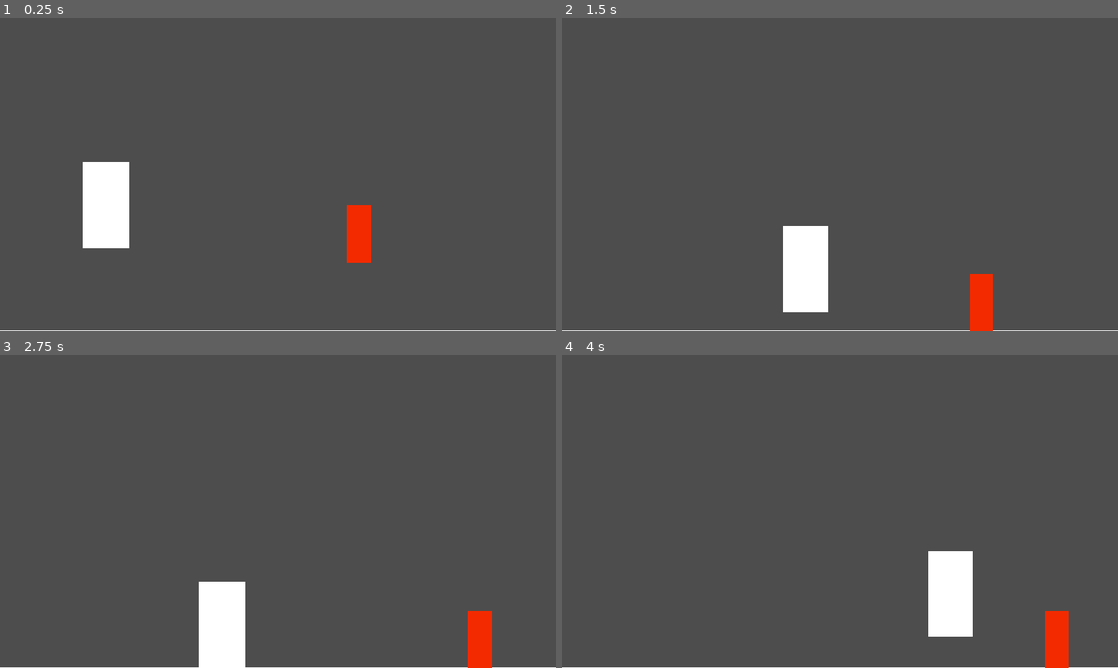
Above: before the commit, frames 1-4 (two rows, left to right).
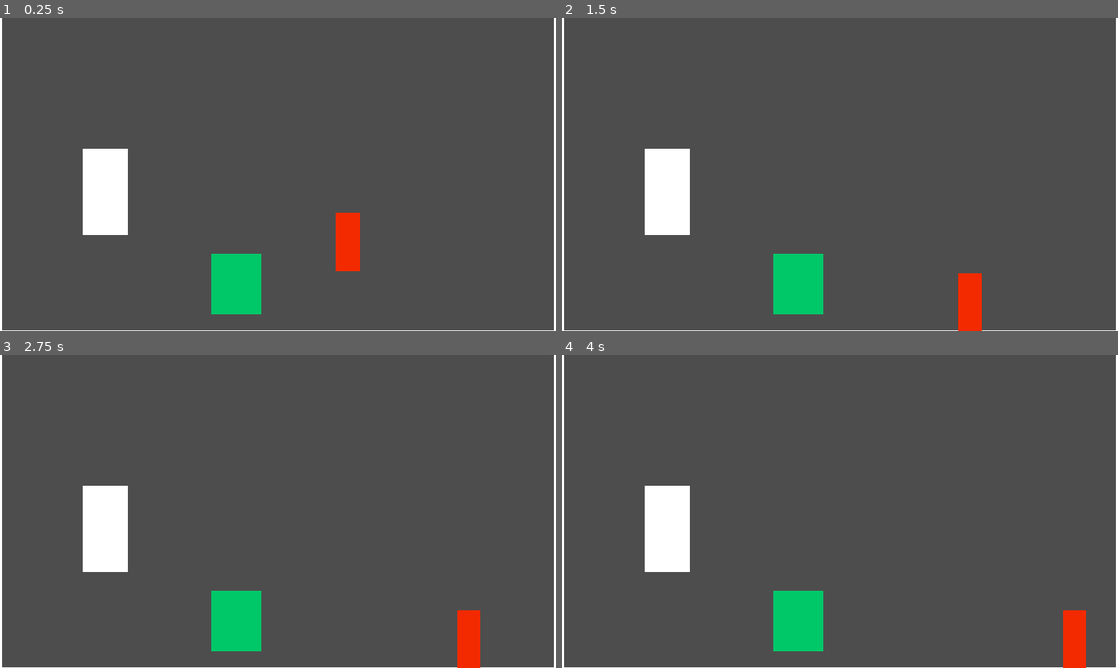
Above: after the commit, the same moments.

Repository: Richie0098/new-game-project
Game: Godot game, scene res://level_1.tscn
The game is run twice, just before and just after one commit, with the same random seed, the same clock (stepped at 60 frames per second) and the same inputs. Before the commit the project starts from res://node_2d.tscn.
Inputs:
- Up to frame 1 (0.25 s): no input
- Up to frame 2 (1.5 s): tap Enter (ui_accept) at 0.5, 0.6, 0.77, 1.07, 1.35 s; hold Right (ui_right) from 0.53 s (still down)
- Up to frame 3 (2.75 s): tap Enter (ui_accept) at 1.52, 1.82, 2.1 s; release Right (ui_right) at 2.03 s; hold Left (ui_left) from 2.03 s (still down)
- Up to frame 4 (4 s): release Left (ui_left) at 2.78 s; hold Right (ui_right) from 2.78 s (still down); tap Enter (ui_accept) at 2.85, 3.02, 3.32, 3.6, 3.77 s

The runs differ from the first frame. In frame 1, 4.1% of the frame differs, in the area x 0-100%, y 0-100%; in frame 2, 6.4%; in frame 3, 6.6%; in frame 4, 8.1%.
Error after the commit: Parse Error: Class "Player" hides a global script class. (res://character_body_2d.gd:3)

Commit message:
new level s
new levels and bugging

Diff:
--- /dev/null
+++ b/Player.gd
@@ -0,0 +1,26 @@
+extends CharacterBody2D
+
+class_name Player
+
+const SPEED = 300.0
+const JUMP_VELOCITY = -650.0
+
+
+func _physics_process(delta: float) -> void:
+	# Add the gravity.
+	if not is_on_floor():
+		velocity += get_gravity() * delta
+
+	# Handle jump.
+	if Input.is_action_just_pressed("ui_accept") and is_on_floor():
+		velocity.y = JUMP_VELOCITY
+
+	# Get the input direction and handle the movement/deceleration.
+	# As good practice, you should replace UI actions with custom gameplay actions.
+	var direction := Input.get_axis("ui_left", "ui_right")
+	if direction:
+		velocity.x = direction * SPEED
+	else:
+		velocity.x = move_toward(velocity.x, 0, SPEED)
+
+	move_and_slide()
--- a/beetle.tscn
+++ b/beetle.tscn
@@ -15,13 +15,16 @@
 
 [node name="ColorRect" type="ColorRect" parent="." unique_id=1577936499]
 offset_left = 100.0
-offset_top = 47.0
+offset_top = 46.0
 offset_right = 149.0
-offset_bottom = 167.0
+offset_bottom = 166.0
 color = Color(0.9507839, 0.16626629, 1.92523e-07, 1)
 
 [node name="Rayfloor" type="RayCast2D" parent="." unique_id=217594805]
-position = Vector2(136, 151)
+position = Vector2(148, 154)
+
+[node name="Rayfloor2" type="RayCast2D" parent="." unique_id=1071542182]
+position = Vector2(102, 154)
 
 [node name="Raywall" type="RayCast2D" parent="." unique_id=1650277571]
 position = Vector2(132, 115)
--- a/character_body_2d.gd
+++ b/character_body_2d.gd
@@ -1,8 +1,10 @@
 extends CharacterBody2D
+
+class_name Player
 
 
 const SPEED = 300.0
-const JUMP_VELOCITY = -400.0
+const JUMP_VELOCITY = -650.0
 
 
 func _physics_process(delta: float) -> void:
--- a/character_body_2d.tscn
+++ b/character_body_2d.tscn
@@ -5,7 +5,7 @@
 [sub_resource type="RectangleShape2D" id="RectangleShape2D_ikdr8"]
 size = Vector2(90, 177)
 
-[node name="CharacterBody2D" type="CharacterBody2D" unique_id=1032843734]
+[node name="Player" type="CharacterBody2D" unique_id=1032843734]
 script = ExtResource("1_f50pn")
 
 [node name="Sprite2D" type="Sprite2D" parent="." unique_id=975149066]
--- /dev/null
+++ b/exit.gd
@@ -0,0 +1,13 @@
+extends Area2D
+
+class_name Door
+
+@export var destination_level_tag: String
+@export var destination_door_tag:String
+@export var spawn_destination = "up"
+
+@onready var spawn = $Spawn
+
+func Exit(body: Node2D) -> void:
+	if body is Player:
+		get_tree().change_scene_to_file("res://level_2.tscn")
--- /dev/null
+++ b/exit.tscn
@@ -0,0 +1,24 @@
+[gd_scene format=3 uid="uid://cib0rcjst7l30"]
+
+[ext_resource type="Script" uid="uid://demyf7ms8dhb4" path="res://exit.gd" id="1_6sfst"]
+
+[sub_resource type="RectangleShape2D" id="RectangleShape2D_200mo"]
+size = Vector2(70, 129)
+
+[node name="Exit" type="Area2D" unique_id=1917071933]
+script = ExtResource("1_6sfst")
+
+[node name="Next level" type="ColorRect" parent="." unique_id=652475450]
+offset_left = 1101.0
+offset_top = 525.0
+offset_right = 1203.0
+offset_bottom = 648.0
+color = Color(0, 0.7831889, 0.41179675, 1)
+
+[node name="CollisionShape2D" type="CollisionShape2D" parent="." unique_id=922625164]
+position = Vector2(1139, 588.5)
+shape = SubResource("RectangleShape2D_200mo")
+
+[node name="Spawn" type="Marker2D" parent="." unique_id=57568340]
+
+[connection signal="body_entered" from="." to="." method="Exit"]
--- /dev/null
+++ b/level_1.tscn
@@ -0,0 +1,67 @@
+[gd_scene format=3 uid="uid://l1dhtqji1d6x"]
+
+[ext_resource type="PackedScene" uid="uid://b8eax1dbgc614" path="res://beetle.tscn" id="1_hn12h"]
+[ext_resource type="PackedScene" uid="uid://d30ebo7uakvax" path="res://character_body_2d.tscn" id="2_ihfcg"]
+[ext_resource type="PackedScene" uid="uid://cib0rcjst7l30" path="res://exit.tscn" id="4_ihfcg"]
+
+[sub_resource type="RectangleShape2D" id="RectangleShape2D_ikdr8"]
+size = Vector2(1178, 20)
+
+[node name="Level 1" type="Node2D" unique_id=1352761477]
+
+[node name="StaticBody2D" type="StaticBody2D" parent="." unique_id=1989570332]
+
+[node name="CollisionShape2D" type="CollisionShape2D" parent="StaticBody2D" unique_id=255971054]
+position = Vector2(569, 657)
+shape = SubResource("RectangleShape2D_ikdr8")
+
+[node name="CollisionShape2D2" type="CollisionShape2D" parent="StaticBody2D" unique_id=1173447855]
+position = Vector2(568, -9)
+shape = SubResource("RectangleShape2D_ikdr8")
+
+[node name="CollisionShape2D3" type="CollisionShape2D" parent="StaticBody2D" unique_id=1948911907]
+position = Vector2(-9, 319)
+rotation = 1.5707964
+shape = SubResource("RectangleShape2D_ikdr8")
+
+[node name="CollisionShape2D4" type="CollisionShape2D" parent="StaticBody2D" unique_id=2078232193]
+position = Vector2(1162, 231)
+rotation = 1.5707964
+shape = SubResource("RectangleShape2D_ikdr8")
+
+[node name="ColorRect" type="ColorRect" parent="." unique_id=2089470412]
+offset_left = -21.0
+offset_top = 646.0
+offset_right = 1168.0
+offset_bottom = 685.0
+
+[node name="ColorRect2" type="ColorRect" parent="." unique_id=640036137]
+offset_left = -25.0
+offset_top = -42.0
+offset_right = 1164.0
+offset_bottom = -3.0
+
+[node name="ColorRect3" type="ColorRect" parent="." unique_id=2144090643]
+offset_left = 4.0
+offset_top = -142.0
+offset_right = 1193.0
+offset_bottom = -103.0
+rotation = 1.5707964
+
+[node name="ColorRect4" type="ColorRect" parent="." unique_id=1249511806]
+offset_left = 1187.0
+offset_top = -238.0
+offset_right = 2376.0
+offset_bottom = -199.0
+rotation = 1.5707964
+
+[node name="CharacterBody2D" parent="." unique_id=1867351165 instance=ExtResource("1_hn12h")]
+position = Vector2(571, 291)
+
+[node name="Player" parent="." unique_id=1032843734 instance=ExtResource("2_ihfcg")]
+
+[node name="Door" type="Node2D" parent="." unique_id=153387677]
+
+[node name="Exit" parent="Door" unique_id=1917071933 instance=ExtResource("4_ihfcg")]
+position = Vector2(-663, -36)
+destination_level_tag = "Level_2"
--- /dev/null
+++ b/level_2.tscn
@@ -0,0 +1,109 @@
+[gd_scene format=3 uid="uid://b16cmc86ys7qa"]
+
+[ext_resource type="PackedScene" uid="uid://b8eax1dbgc614" path="res://beetle.tscn" id="1_jg0dc"]
+[ext_resource type="PackedScene" uid="uid://ckudr8chj1kgo" path="res://player.tscn" id="2_nmjpi"]
+
+[sub_resource type="RectangleShape2D" id="RectangleShape2D_200mo"]
+size = Vector2(1757, 11.9999695)
+
+[sub_resource type="RectangleShape2D" id="RectangleShape2D_ikdr8"]
+size = Vector2(219, 29.5)
+
+[node name="Level 2" type="Node2D" unique_id=881445006]
+
+[node name="StaticBody2D" type="StaticBody2D" parent="." unique_id=407349135]
+
+[node name="CollisionShape2D" type="CollisionShape2D" parent="StaticBody2D" unique_id=2088150235]
+position = Vector2(582, 657)
+shape = SubResource("RectangleShape2D_200mo")
+
+[node name="CollisionShape2D2" type="CollisionShape2D" parent="StaticBody2D" unique_id=888831188]
+position = Vector2(1163, 216)
+rotation = 1.5707964
+shape = SubResource("RectangleShape2D_200mo")
+
+[node name="CollisionShape2D3" type="CollisionShape2D" parent="StaticBody2D" unique_id=1602176410]
+position = Vector2(-6, 318)
+rotation = 1.5707964
+shape = SubResource("RectangleShape2D_200mo")
+
+[node name="CollisionShape2D4" type="CollisionShape2D" parent="StaticBody2D" unique_id=2042031706]
+position = Vector2(585, -7)
+shape = SubResource("RectangleShape2D_200mo")
+
+[node name="CollisionShape2D5" type="CollisionShape2D" parent="StaticBody2D" unique_id=751752875]
+position = Vector2(866, 576.75)
+shape = SubResource("RectangleShape2D_ikdr8")
+
+[node name="CollisionShape2D6" type="CollisionShape2D" parent="StaticBody2D" unique_id=307969143]
+position = Vector2(558, 473)
+shape = SubResource("RectangleShape2D_ikdr8")
+
+[node name="CollisionShape2D7" type="CollisionShape2D" parent="StaticBody2D" unique_id=555629452]
+position = Vector2(288, 412)
+shape = SubResource("RectangleShape2D_ikdr8")
+
+[node name="CollisionShape2D8" type="CollisionShape2D" parent="StaticBody2D" unique_id=1629530027]
+position = Vector2(22, 343)
+shape = SubResource("RectangleShape2D_ikdr8")
+
+[node name="ColorRect" type="ColorRect" parent="." unique_id=1733354963]
+offset_left = -92.0
+offset_top = 648.0
+offset_right = 1248.0
+offset_bottom = 663.0
+
+[node name="ColorRect3" type="ColorRect" parent="." unique_id=1376855715]
+offset_left = -2.0
+offset_top = -110.0
+offset_right = 1338.0
+offset_bottom = -95.0
+rotation = 1.5707964
+
+[node name="ColorRect4" type="ColorRect" parent="." unique_id=136215410]
+offset_left = 1177.0
+offset_top = -82.0
+offset_right = 2517.0
+offset_bottom = -67.0
+rotation = 1.5707964
+
+[node name="ColorRect2" type="ColorRect" parent="." unique_id=1140020362]
+offset_left = -95.0
+offset_top = -14.0
+offset_right = 1245.0
+offset_bottom = 1.0
+
+[node name="ColorRect5" type="ColorRect" parent="." unique_id=1146991114]
+offset_left = 453.0
+offset_top = 460.0
+offset_right = 671.0
+offset_bottom = 490.0
+
+[node name="ColorRect8" type="ColorRect" parent="." unique_id=337121375]
+offset_left = 754.0
+offset_top = 565.0
+offset_right = 972.0
+offset_bottom = 595.0
+
+[node name="ColorRect6" type="ColorRect" parent="." unique_id=340964475]
+offset_left = 176.0
+offset_top = 396.0
+offset_right = 394.0
+offset_bottom = 426.0
+
+[node name="ColorRect7" type="ColorRect" parent="." unique_id=226960184]
+offset_left = -80.0
+offset_top = 329.0
+offset_right = 138.0
+offset_bottom = 359.0
+
+[node name="CharacterBody2D" parent="." unique_id=1867351165 instance=ExtResource("1_jg0dc")]
+position = Vector2(794, 404)
+
+[node name="CharacterBody2D3" parent="." unique_id=1544377945 instance=ExtResource("1_jg0dc")]
+position = Vector2(151, 228)
+
+[node name="CharacterBody2D2" parent="." unique_id=1615361619 instance=ExtResource("1_jg0dc")]
+position = Vector2(457, 292)
+
+[node name="Player" parent="." unique_id=1032843734 instance=ExtResource("2_nmjpi")]
--- a/level_two.tscn
+++ b/level_two.tscn
@@ -1,4 +1,6 @@
 [gd_scene format=3 uid="uid://bif4dboepj42s"]
+
+[ext_resource type="PackedScene" uid="uid://b8eax1dbgc614" path="res://beetle.tscn" id="1_7v2bu"]
 
 [sub_resource type="RectangleShape2D" id="RectangleShape2D_200mo"]
 size = Vector2(1757, 11.9999695)
@@ -6,7 +8,7 @@
 [sub_resource type="RectangleShape2D" id="RectangleShape2D_ikdr8"]
 size = Vector2(219, 29.5)
 
-[node name="Level two" type="Node2D" unique_id=881445006]
+[node name="Level 2" type="Node2D" unique_id=881445006]
 
 [node name="StaticBody2D" type="StaticBody2D" parent="." unique_id=407349135]
 
@@ -94,9 +96,11 @@
 offset_right = 138.0
 offset_bottom = 359.0
 
-[node name="Next level" type="ColorRect" parent="." unique_id=233955829]
-offset_left = -61.0
-offset_top = 206.0
-offset_right = 38.0
-offset_bottom = 329.0
-color = Color(0, 0.7831889, 0.41179675, 1)
+[node name="CharacterBody2D" parent="." unique_id=1867351165 instance=ExtResource("1_7v2bu")]
+position = Vector2(794, 404)
+
+[node name="CharacterBody2D3" parent="." unique_id=1544377945 instance=ExtResource("1_7v2bu")]
+position = Vector2(151, 228)
+
+[node name="CharacterBody2D2" parent="." unique_id=1615361619 instance=ExtResource("1_7v2bu")]
+position = Vector2(457, 292)
--- /dev/null
+++ b/node_2d_dont use.gd
@@ -0,0 +1 @@
+extends Node2D
--- a/node_2d.tscn
+++ b/node_2d_dont use.tscn
@@ -6,7 +6,10 @@
 [sub_resource type="RectangleShape2D" id="RectangleShape2D_ikdr8"]
 size = Vector2(1168, 48.5)
 
-[node name="Node2D" type="Node2D" unique_id=1808364481]
+[sub_resource type="RectangleShape2D" id="RectangleShape2D_200mo"]
+size = Vector2(70, 129)
+
+[node name="level 1" type="Node2D" unique_id=1808364481]
 position = Vector2(1, -1)
 
 [node name="StaticBody2D" type="StaticBody2D" parent="." unique_id=1332133767]
@@ -39,3 +42,16 @@
 [node name="CharacterBody2D" parent="." unique_id=1032843734 instance=ExtResource("1_wtcfe")]
 
 [node name="CharacterBody2D2" parent="." unique_id=1867351165 instance=ExtResource("2_0e48y")]
+
+[node name="Exit" type="Area2D" parent="." unique_id=1701840823]
+
+[node name="Next level" type="ColorRect" parent="Exit" unique_id=1508363904]
+offset_left = 1104.0
+offset_top = 525.0
+offset_right = 1203.0
+offset_bottom = 648.0
+color = Color(0, 0.7831889, 0.41179675, 1)
+
+[node name="CollisionShape2D" type="CollisionShape2D" parent="Exit" unique_id=350839595]
+position = Vector2(1139, 588.5)
+shape = SubResource("RectangleShape2D_200mo")
--- /dev/null
+++ b/player.tscn
@@ -0,0 +1,21 @@
+[gd_scene format=3 uid="uid://ckudr8chj1kgo"]
+
+[ext_resource type="Script" uid="uid://0vpg72t1ewf5" path="res://Player.gd" id="1_4flbx"]
+
+[sub_resource type="RectangleShape2D" id="RectangleShape2D_ikdr8"]
+size = Vector2(90, 177)
+
+[node name="Player" type="CharacterBody2D" unique_id=1032843734]
+script = ExtResource("1_4flbx")
+
+[node name="Sprite2D" type="Sprite2D" parent="." unique_id=975149066]
+
+[node name="CollisionShape2D" type="CollisionShape2D" parent="." unique_id=2139063727]
+position = Vector2(215, 360.5)
+shape = SubResource("RectangleShape2D_ikdr8")
+
+[node name="ColorRect" type="ColorRect" parent="." unique_id=667744280]
+offset_left = 172.0
+offset_top = 271.0
+offset_right = 266.0
+offset_bottom = 449.0
--- a/project.godot
+++ b/project.godot
@@ -11,7 +11,7 @@
 [application]
 
 config/name="New Game Project"
-run/main_scene="uid://4pqund3nukl7"
+run/main_scene="uid://l1dhtqji1d6x"
 config/features=PackedStringArray("4.7", "GL Compatibility")
 config/icon="res://icon.svg"
 
Not shown, added: Player.gd.uid
Not shown, added: exit.gd.uid
Not shown, added: node_2d_dont use.gd.uid
